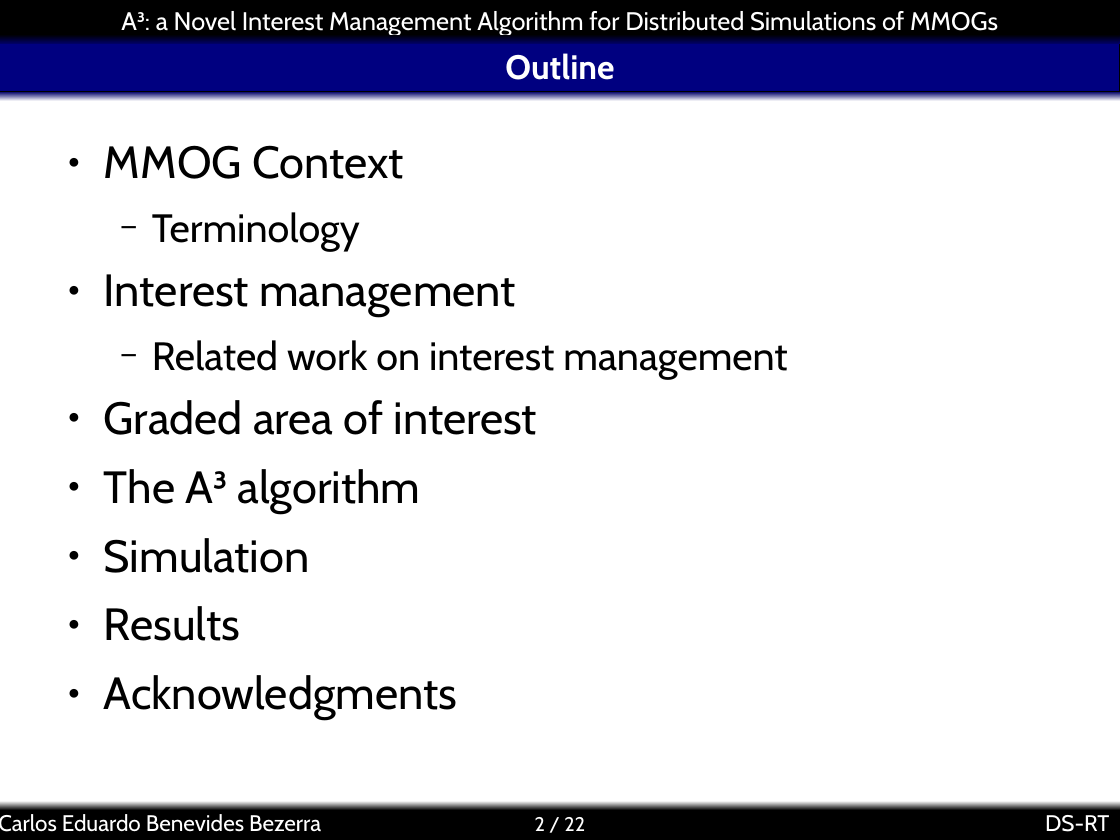
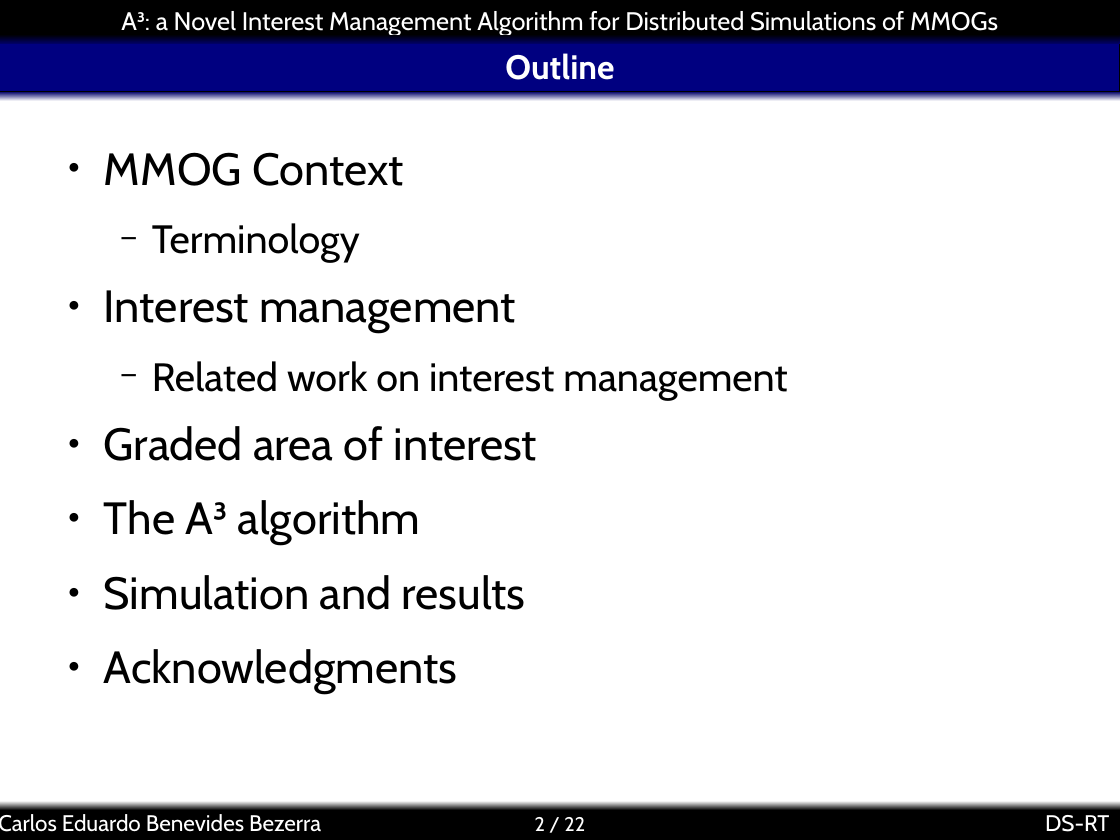
Before and after one commit to kdubezerra/kdubezerra, a slide deck: slide 2 of textos/dsrt/a3slides.ppt. Drawn at 1120x840 pixels with LibreOffice and Linux fonts; fonts in the diff are those of the drawing; background and template pictures are left out. Boxes give left, top, right and bottom in pixels: in the first picture for what was removed or moved away, otherwise in the second. Text is boxed around its words. In the diff, an @@ line names an element or a change of style, - is before the commit and + after.

```diff
--- a/textos/dsrt/a3slides.ppt
+++ b/textos/dsrt/a3slides.ppt
@@ text at [104, 152, 787, 694]: line spacing 0.9 to 1 @@
@@ text at [104, 575, 526, 610]: text changed @@
-● Simulation
-● Results
+● Simulation and results
```
Also in this commit, not shown: 6 other slides changed, 15 slides added, 13 slides removed, 14 other files.
